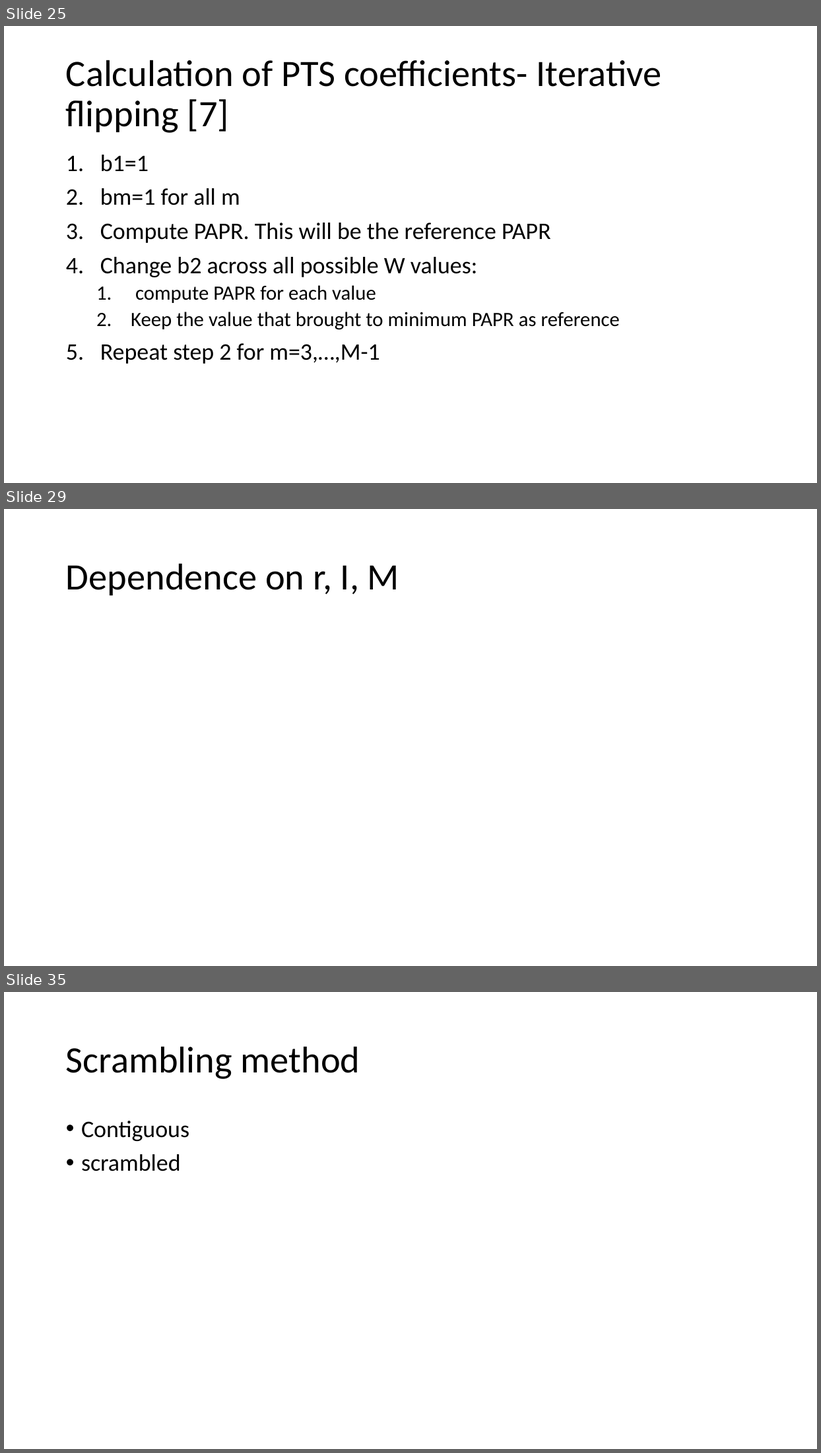
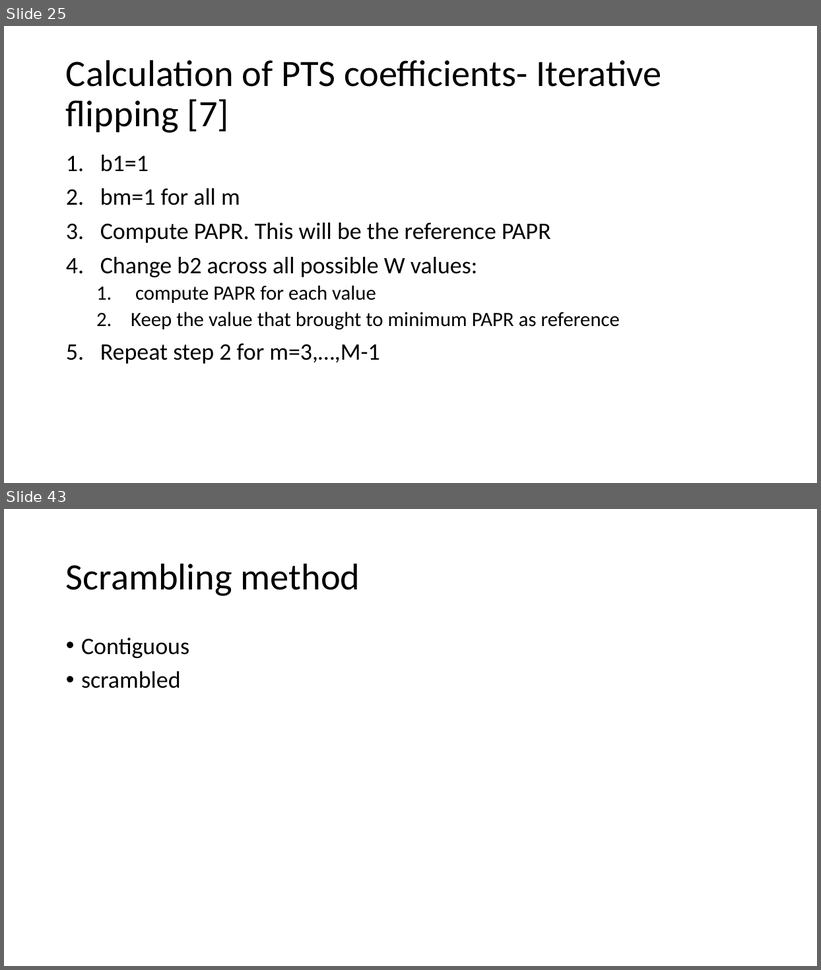
Before and after one commit to liorkissos/VLF-Simulations, a slide deck: PAPR Reduction- PTS.pptx. Shown one above the other, each under a label of ours: slides 25, 29 and 35 before the commit, slides 25 and 43 after it; the slides between them are not shown. The pictures are 821x1453 and 821x970 pixels, drawn with LibreOffice and Linux fonts; fonts in the diff are those of the drawing. Boxes give left, top, right and bottom in pixels: in the first picture for what was removed or moved away, otherwise in the second. Text is boxed around its words. In the diff, an @@ line names an element or a change of style, - is before the commit and + after.

```diff
--- a/PAPR Reduction- PTS.pptx
+++ b/PAPR Reduction- PTS.pptx
@@ slide 29 removed at box(4, 509, 817, 966), background #FFFFFF @@
@@ title removed at box(66, 563, 399, 595) @@
-Dependence on r, I, M
@@ what was slide 35 is now slide 43 @@
```
Also in this commit, not shown: 4 slides changed, 12 slides added, 5 other slides removed, 11 other files.
